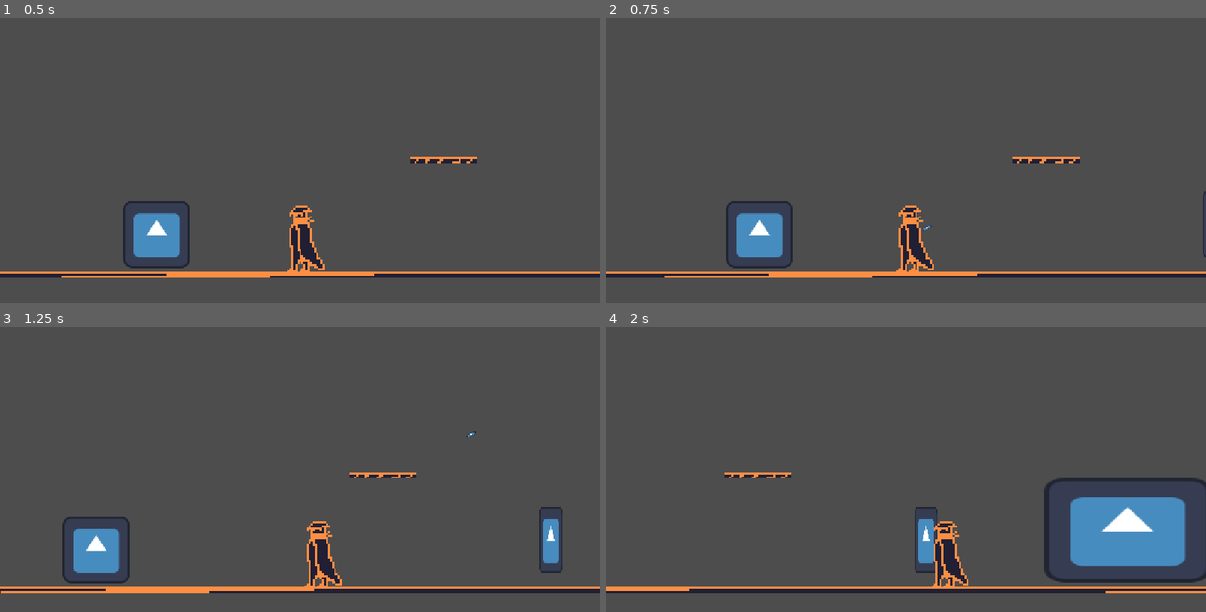
Above: before the commit, frames 1-4 (two rows, left to right).
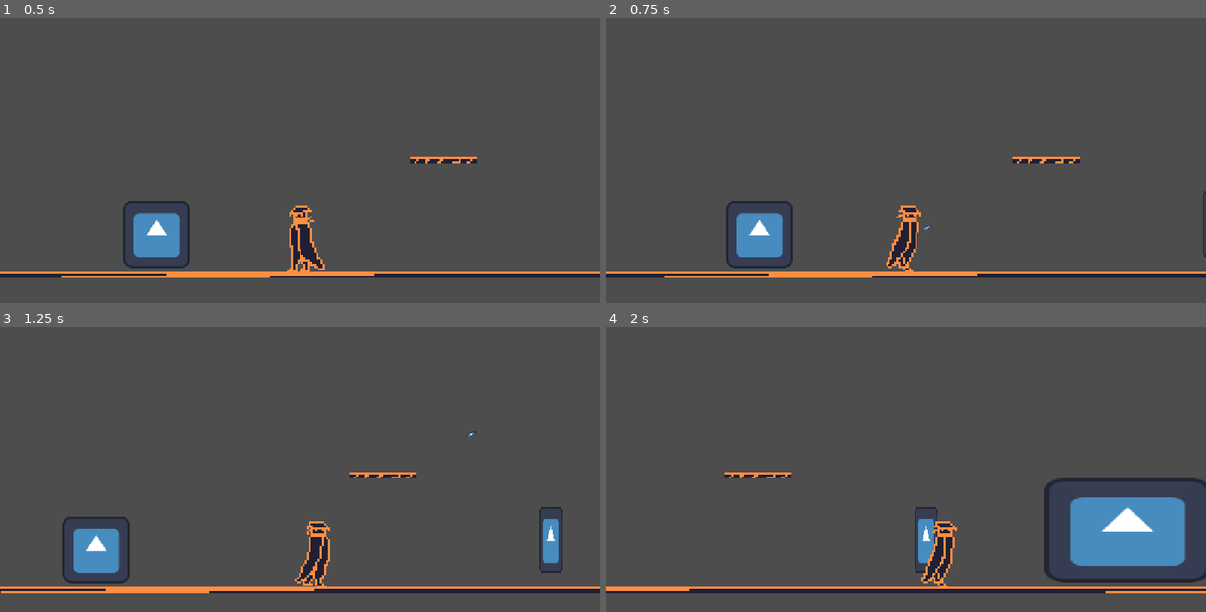
Above: after the commit, the same moments.

Repository: Juan3310/Day-of-a-serial-killer
Game: Godot game, scene res://Scenes/gameplay_tree.tscn
The game is run twice, just before and just after one commit, with the same random seed, the same clock (stepped at 60 frames per second) and the same inputs. The engine's default icon, where the game draws it, is replaced by a stand-in: a white triangle on a blue panel in a dark square.
Inputs (mouse positions are in pixels of both pictures, inside the frame that each line leads up to):
- Up to frame 1 (0.5 s): no input
- Up to frame 2 (0.75 s): tap Enter at 0.5 s; move the mouse to (1038, 169) at 0.52 s; hold D (Go right) from 0.53 s (still down); tap E (Action perform) at 0.6 s; click (1038, 169) at 0.67 s
- Up to frame 3 (1.25 s): keep holding D (Go right); tap Space (Jump) at 0.77 s
- Up to frame 4 (2 s): keep holding D (Go right); move the mouse to (786, 512) at 1.27 s; click (786, 512) at 1.35 s; tap Space (Jump) at 1.52 s

Frame 1 is identical in both runs. In frame 2, 0.7% of the frame differs, in the area x 46-55%, y 65-89%; in frame 3, 0.6%; in frame 4, 0.7%.

Commit message:
Added a walking animation
It might actually look good... even if it doesn't, best I can say is that it works!

Diff:
--- a/Scenes/killer.tscn
+++ b/Scenes/killer.tscn
@@ -3,6 +3,7 @@
 [ext_resource type="Script" uid="uid://bfpkq0ugnnmid" path="res://Scripts/killer.gd" id="1_4lk16"]
 [ext_resource type="Texture2D" uid="uid://c038gcdpgni52" path="res://Items/KillerExist.png" id="1_nw6c6"]
 [ext_resource type="Shader" uid="uid://bws8wlcrr6eyj" path="res://Scenes/inversion.gdshader" id="2_5tl0p"]
+[ext_resource type="Texture2D" uid="uid://cc2l5yt587j5e" path="res://Items/KillerWalk.png" id="4_kjvon"]
 
 [sub_resource type="ShaderMaterial" id="ShaderMaterial_qll42"]
 shader = ExtResource("2_5tl0p")
@@ -10,10 +11,72 @@
 [sub_resource type="RectangleShape2D" id="RectangleShape2D_4lk16"]
 size = Vector2(48, 127)
 
+[sub_resource type="ShaderMaterial" id="ShaderMaterial_ked4q"]
+shader = ExtResource("2_5tl0p")
+
+[sub_resource type="AtlasTexture" id="AtlasTexture_g7fb5"]
+atlas = ExtResource("4_kjvon")
+region = Rect2(0, 0, 32, 32)
+
+[sub_resource type="AtlasTexture" id="AtlasTexture_282w8"]
+atlas = ExtResource("4_kjvon")
+region = Rect2(32, 0, 32, 32)
+
+[sub_resource type="AtlasTexture" id="AtlasTexture_srufm"]
+atlas = ExtResource("4_kjvon")
+region = Rect2(64, 0, 32, 32)
+
+[sub_resource type="AtlasTexture" id="AtlasTexture_dqkkw"]
+atlas = ExtResource("4_kjvon")
+region = Rect2(96, 0, 32, 32)
+
+[sub_resource type="AtlasTexture" id="AtlasTexture_n8exj"]
+atlas = ExtResource("4_kjvon")
+region = Rect2(128, 0, 32, 32)
+
+[sub_resource type="AtlasTexture" id="AtlasTexture_xe7tl"]
+atlas = ExtResource("4_kjvon")
+region = Rect2(160, 0, 32, 32)
+
+[sub_resource type="SpriteFrames" id="SpriteFrames_kyn8l"]
+animations = [{
+"frames": [{
+"duration": 1.0,
+"texture": SubResource("AtlasTexture_g7fb5")
+}, {
+"duration": 1.0,
+"texture": SubResource("AtlasTexture_282w8")
+}, {
+"duration": 1.0,
+"texture": SubResource("AtlasTexture_srufm")
+}, {
+"duration": 1.0,
+"texture": SubResource("AtlasTexture_dqkkw")
+}, {
+"duration": 1.0,
+"texture": SubResource("AtlasTexture_n8exj")
+}, {
+"duration": 1.0,
+"texture": SubResource("AtlasTexture_xe7tl")
+}],
+"loop": 1,
+"name": &"Walk",
+"speed": 10.0
+}, {
+"frames": [{
+"duration": 1.0,
+"texture": ExtResource("1_nw6c6")
+}],
+"loop": 2,
+"name": &"default",
+"speed": 5.0
+}]
+
 [node name="Killer" type="CharacterBody2D" unique_id=1137907393]
 script = ExtResource("1_4lk16")
 
 [node name="KillerExist" type="Sprite2D" parent="." unique_id=1469760295]
+visible = false
 texture_filter = 1
 material = SubResource("ShaderMaterial_qll42")
 scale = Vector2(4, 4)
@@ -26,3 +89,9 @@
 position = Vector2(1, -100)
 position_smoothing_enabled = true
 position_smoothing_speed = 9.0
+
+[node name="AnimatedSprite2D" type="AnimatedSprite2D" parent="." unique_id=489356480]
+texture_filter = 1
+material = SubResource("ShaderMaterial_ked4q")
+scale = Vector2(4, 4)
+sprite_frames = SubResource("SpriteFrames_kyn8l")
--- a/Scripts/killer.gd
+++ b/Scripts/killer.gd
@@ -34,7 +34,14 @@
 
 	direction = Input.get_axis("Go left", "Go right")
 
+	if direction == 1:
+		$AnimatedSprite2D.scale.x = -4 * direction
+	elif direction == -1:
+		$AnimatedSprite2D.scale.x = -4 * direction
+
 	if direction != 0:
+		if is_on_floor():
+			$AnimatedSprite2D.play("Walk")
 		looking_at = direction
 		if SPEED_NOW < SPEED:
 			SPEED_NOW += ACCEL
@@ -43,11 +50,13 @@
 		velocity.x = direction * SPEED_NOW
 	else:
 		if SPEED_NOW > 0:
+			if is_on_floor():
+				$AnimatedSprite2D.play("Walk")
 			SPEED_NOW -= ACCEL * 2
 		else:
+			$AnimatedSprite2D.play("default")
 			SPEED_NOW = 0
 		velocity.x = SPEED_NOW * looking_at
-	#velocity.x = direction * SPEED_NOW
 	move_and_slide()
 
 func _process(_delta: float) -> void:
Binary file added: Items/KillerWalk.png
Not shown, added: Items/KillerWalk.png.import
